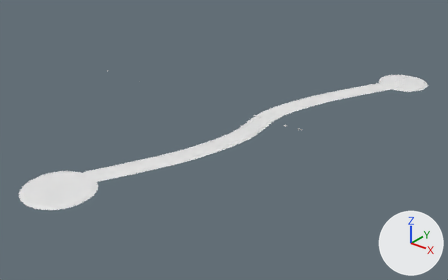
Two versions of the FBX model games/build-an-egg/assets/MapKit4.fbx, one commit apart.
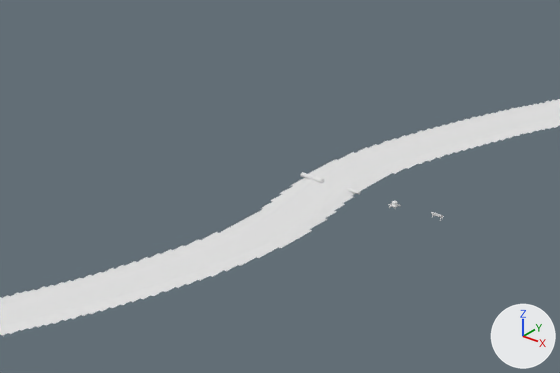
The first picture shows the older version from a 50 mm lens placed at (8.94, -8.39, 4.51), pointed at (2.41, -0.24, -0.54). The close-ups show the older and then the newer version on the part from 34% to 76% of the width and 20% to 65% of the height of that picture. Only the edits that show in the close-ups are written down. Every picture has the same lights, and +X, +Y and +Z are marked at lower right.

Names of what the first close-up shows: 'World_Stream_Bank', 'World_Stream_Surface' and 3 more.
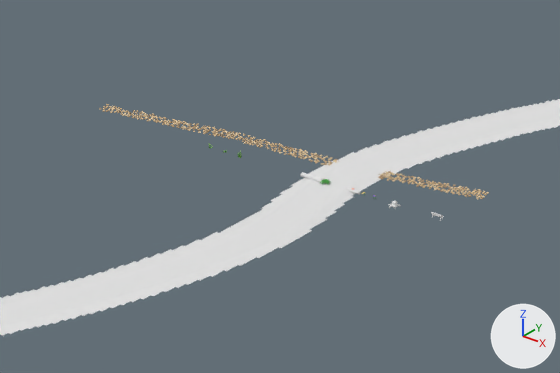
Location of each change, (x1, y1, x2, y2) in pixels of the close-ups (560 x 373 px):
```json
{"object": "World_Path41_Flag.002", "change": "added", "after": [99, 104, 487, 197]}
{"object": "World_Path41_FlagLight.002", "change": "added", "after": [109, 106, 489, 199]}
{"object": "World_Path41_FlagDark.002", "change": "added", "after": [104, 107, 483, 199]}
```

The change, as JSON lines over the scene's bpy script:
```json
{"op": "add", "block": "mat_k3_flag", "code": ["mat_k3_flag = principled_material('K3_Flag')", "mat_k3_flag.base_color = (0.681, 0.485, 0.268)  # beige #d7b98d", "mat_k3_flag.roughness = 0.85"]}
{"op": "add", "block": "mat_k3_flagdark", "code": ["mat_k3_flagdark = principled_material('K3_FlagDark')", "mat_k3_flagdark.base_color = (0.485, 0.325, 0.173)  # brown #b99a73", "mat_k3_flagdark.roughness = 0.85"]}
{"op": "add", "block": "mat_k3_flaglight", "code": ["mat_k3_flaglight = principled_material('K3_FlagLight')", "mat_k3_flaglight.base_color = (0.793, 0.612, 0.375)  # beige #e6cda5", "mat_k3_flaglight.roughness = 0.85"]}
{"op": "add", "block": "me_world_path41_flag_003", "code": ["me_world_path41_flag_003 = bpy.data.meshes.new('World_Path41_Flag.003')", "me_world_path41_flag_003.from_pydata(...)  # 3493 vertices, 3224 faces; spans x 1.19..3.95, y 0.05..0.5, z 0.0..0.01", "me_world_path41_flag_003.materials.append(mat_k3_flag)  # beige #d7b98d"]}
{"op": "add", "block": "me_world_path41_flagdark_003", "code": ["me_world_path41_flagdark_003 = bpy.data.meshes.new('World_Path41_FlagDark.003')", "me_world_path41_flagdark_003.from_pydata(...)  # 1771 vertices, 1636 faces; spans x 1.21..3.96, y 0.06..0.5, z 0.0..0.01", "me_world_path41_flagdark_003.materials.append(mat_k3_flagdark)  # brown #b99a73"]}
{"op": "add", "block": "me_world_path41_flaglight_003", "code": ["me_world_path41_flaglight_003 = bpy.data.meshes.new('World_Path41_FlagLight.003')", "me_world_path41_flaglight_003.from_pydata(...)  # 1797 vertices, 1660 faces; spans x 1.22..3.96, y 0.07..0.51, z 0.0..0.01", "me_world_path41_flaglight_003.materials.append(mat_k3_flaglight)  # beige #e6cda5"]}
{"op": "add", "block": "ob_world_path41_flag_002", "code": ["ob_world_path41_flag_002 = bpy.data.objects.new('World_Path41_Flag.002', me_world_path41_flag_003)", "ob_world_path41_flag_002.location = (0.0, 0.0, 0.0)"]}
{"op": "add", "block": "ob_world_path41_flagdark_002", "code": ["ob_world_path41_flagdark_002 = bpy.data.objects.new('World_Path41_FlagDark.002', me_world_path41_flagdark_003)", "ob_world_path41_flagdark_002.location = (0.0, 0.0, 0.0)"]}
{"op": "add", "block": "ob_world_path41_flaglight_002", "code": ["ob_world_path41_flaglight_002 = bpy.data.objects.new('World_Path41_FlagLight.002', me_world_path41_flaglight_003)", "ob_world_path41_flaglight_002.location = (0.0, 0.0, 0.0)"]}
```
